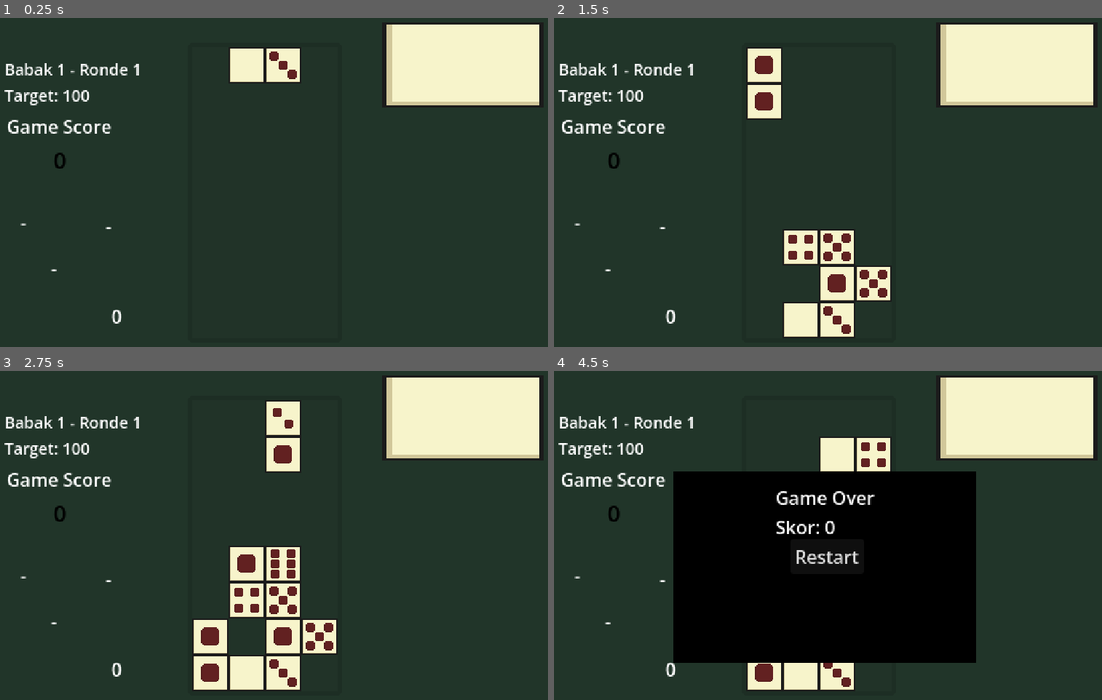
Above: before the commit, frames 1-4 (two rows, left to right).
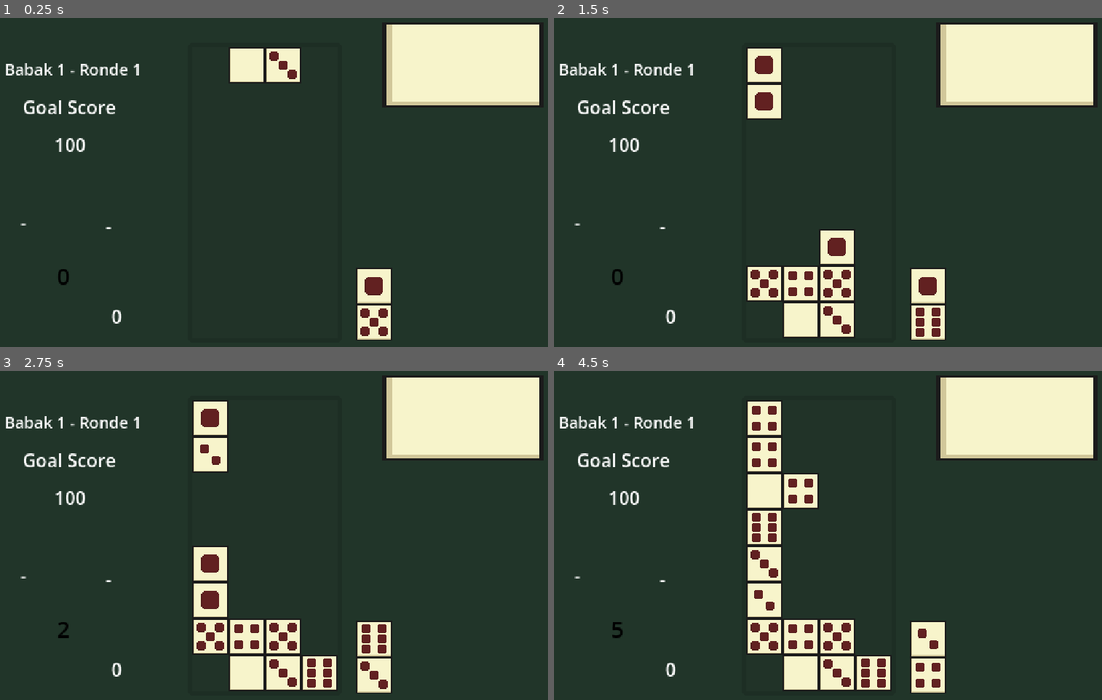
Above: after the commit, the same moments.

Repository: dreadnought24-rgb/dampati
Game: Godot game, scene res://main.tscn
The game is run twice, just before and just after one commit, with the same random seed, the same clock (stepped at 60 frames per second) and the same inputs. The project has no main scene, so this scene is started directly.
Inputs:
- Up to frame 1 (0.25 s): no input
- Up to frame 2 (1.5 s): tap Enter (ui_accept) at 0.5, 0.77, 1.25 s; hold Right (ui_right) 0.53-1.28 s; tap Z (rotate) at 0.6, 1.35 s; hold Left (ui_left) from 1.28 s (still down)
- Up to frame 3 (2.75 s): tap Enter (ui_accept) at 1.52, 2 s; release Left (ui_left) at 2.03 s; hold Right (ui_right) from 2.03 s (still down); tap Z (rotate) at 2.1 s
- Up to frame 4 (4.5 s): release Right (ui_right) at 2.78 s; hold Up (ui_up) 2.78-3.53 s; tap Z (rotate) at 2.85, 3.6, 4.35 s; tap Enter (ui_accept) at 3.02, 3.77, 4.25 s; hold Left (ui_left) from 3.53 s (still down)

The runs differ from the first frame. In frame 1, 2.6% of the frame differs, in the area x 0-72%, y 21-99%; in frame 2, 5.6%; in frame 3, 12%; in frame 4, 37%, in the area x 0-78%, y 9-99%.

Commit message:
next card

Diff:
--- a/domino_piece.gd
+++ b/domino_piece.gd
@@ -1,4 +1,43 @@
+#extends Node2D
+#
+#var value_a: int = 0
+#var value_b: int = 0
+#var cell_b_offset: Vector2i = Vector2i(0, 1)
+#
+#@onready var cell_a: Sprite2D = $CellA
+#@onready var cell_b: Sprite2D = $CellB
+#
+#var textures: Array[Texture2D] = [
+	#preload("res://assets/sprites/l0_sprite_1.png"),
+	#preload("res://assets/sprites/l0_sprite_2.png"),
+	#preload("res://assets/sprites/l0_sprite_3.png"),
+	#preload("res://assets/sprites/l0_sprite_4.png"),
+	#preload("res://assets/sprites/l0_sprite_5.png"),
+	#preload("res://assets/sprites/l0_sprite_6.png"),
+	#preload("res://assets/sprites/l0_sprite_7.png"),
+#]
+#
+#func set_values(a: int, b: int) -> void:
+	#value_a = a
+	#value_b = b
+	#cell_a.texture = textures[a]
+	#cell_b.texture = textures[b]
+#
+#func set_cell_b_offset(offset: Vector2i) -> void:
+	#cell_b_offset = offset
+	#cell_b.position = Vector2(offset.x * 32, offset.y * 32)
+#
+#func swap_values() -> void:
+	#var temp = value_a
+	#value_a = value_b
+	#value_b = temp
+	#cell_a.texture = textures[value_a]
+	#cell_b.texture = textures[value_b]
+
+
 extends Node2D
+
+const CELL_SIZE := 32
 
 var value_a: int = 0
 var value_b: int = 0
@@ -7,7 +46,7 @@
 @onready var cell_a: Sprite2D = $CellA
 @onready var cell_b: Sprite2D = $CellB
 
-var textures: Array[Texture2D] = [
+const TEXTURES: Array[Texture2D] = [
 	preload("res://assets/sprites/l0_sprite_1.png"),
 	preload("res://assets/sprites/l0_sprite_2.png"),
 	preload("res://assets/sprites/l0_sprite_3.png"),
@@ -17,19 +56,34 @@
 	preload("res://assets/sprites/l0_sprite_7.png"),
 ]
 
+func _ready() -> void:
+	# Memastikan tekstur langsung terpasang saat node siap di scene
+	update_sprites()
+
 func set_values(a: int, b: int) -> void:
 	value_a = a
 	value_b = b
-	cell_a.texture = textures[a]
-	cell_b.texture = textures[b]
+	if is_inside_tree():
+		update_sprites()
 
 func set_cell_b_offset(offset: Vector2i) -> void:
 	cell_b_offset = offset
-	cell_b.position = Vector2(offset.x * 32, offset.y * 32)
+	if is_inside_tree():
+		cell_b.position = Vector2(offset.x * CELL_SIZE, offset.y * CELL_SIZE)
+	else:
+		# Jika belum ready, offset akan diterapkan saat _ready dipanggil
+		$CellB.position = Vector2(offset.x * CELL_SIZE, offset.y * CELL_SIZE)
 
 func swap_values() -> void:
 	var temp = value_a
 	value_a = value_b
 	value_b = temp
-	cell_a.texture = textures[value_a]
-	cell_b.texture = textures[value_b]
+	update_sprites()
+
+func update_sprites() -> void:
+	if cell_a and cell_b:
+		cell_a.texture = TEXTURES[value_a]
+		cell_b.texture = TEXTURES[value_b]
+
+func reset_preview_position() -> void:
+	position = Vector2.ZERO
--- a/main.gd
+++ b/main.gd
@@ -15,9 +15,11 @@
 @onready var round_label: Label = $CanvasLayer/RoundLabel
 @onready var game_over_layer: CanvasLayer = $GameOverLayer
 @onready var game_over_label: Label = $GameOverLayer/Label
-@onready var nilai_label: Label = $CanvasLayer/NilaiLabel
-@onready var match_label: Label = $CanvasLayer/MatchLabel
-@onready var hasil_label: Label = $CanvasLayer/HasilLabel
+#@onready var nilai_label: Label = $CanvasLayer/NilaiLabel
+#@onready var match_label: Label = $CanvasLayer/MatchLabel
+#@onready var hasil_label: Label = $CanvasLayer/HasilLabel
+@onready var limit_score_label: Label = $CanvasLayer/LimitScore
+@onready var next_piece_container: Node2D = $CanvasLayer/NextPieceContainer
 
 var grid_data: Array = []
 var grid_nodes: Array = []
@@ -31,6 +33,10 @@
 var current_offset: Vector2i = Vector2i(0, 1)
 var current_stage: int = 1   # 1 sampai 6
 var current_round: int = 1   # 1 sampai 4 (per babak)
+
+var next_piece_data: Vector2i = Vector2i(-1, -1)
+var next_piece_offset: Vector2i = Vector2i(0, 1)
+var next_piece_preview_node: Node2D = null
 
 func _ready() -> void:
 	print("Grid siap: ", GRID_COLS, "x", GRID_ROWS)
@@ -66,10 +72,13 @@
 	return Vector2i(col + offset.x, row + offset.y)
 
 func spawn_piece() -> void:
-	if deck.size() == 0:
-		win_game()
-		return
-
+	if next_piece_data == Vector2i(-1, -1):
+		prepare_next_piece()
+		if next_piece_data == Vector2i(-1, -1):
+			win_game()
+			return
+
+	# --- ACAK ORIENTASI SAAT MASUK ARENA ---
 	current_offset = Vector2i(0, 1) if randi() % 2 == 0 else Vector2i(1, 0)
 
 	if current_offset.x == 1:
@@ -84,19 +93,25 @@
 		game_over()
 		return
 
-	var domino = deck.pop_back()
-	var val_a = domino.x
-	var val_b = domino.y
-	if randi() % 2 == 0:
-		var temp = val_a
-		val_a = val_b
-		val_b = temp
-
-	current_piece = DOMINO_PIECE_SCENE.instantiate()
-	add_child(current_piece)
-	current_piece.set_cell_b_offset(current_offset)
-	current_piece.set_values(val_a, val_b)
+	# Pindahkan node dari Next Card ke Arena
+	if next_piece_preview_node != null:
+		current_piece = next_piece_preview_node
+		next_piece_container.remove_child(current_piece)
+		add_child(current_piece)
+		next_piece_preview_node = null
+
+		# --- UPDATE ORIENTASI KARTU SESUAI HASIL ACAKAN ARENA ---
+		current_piece.set_cell_b_offset(current_offset)
+	else:
+		current_piece = DOMINO_PIECE_SCENE.instantiate()
+		add_child(current_piece)
+		current_piece.set_cell_b_offset(current_offset)
+		current_piece.set_values(next_piece_data.x, next_piece_data.y)
+
 	current_piece.position = grid_to_pixel(current_col, current_row)
+
+	# Siapkan kartu berikutnya untuk UI Next Piece
+	prepare_next_piece()
 
 func can_move_to(new_col: int, new_row: int) -> bool:
 	if new_col < 0 or new_col >= GRID_COLS or new_row < 0 or new_row >= GRID_ROWS:
@@ -363,28 +378,17 @@
 	restart_game()
 
 func restart_game() -> void:
-	for row in range(GRID_ROWS):
-		for col in range(GRID_COLS):
-			if grid_nodes[row][col] != null:
-				grid_nodes[row][col].queue_free()
-
-	if current_piece != null:
-		current_piece.queue_free()
-		current_piece = null
-
-	score = 0
-	current_stage = 1
-	current_round = 1
-	update_score_label()
-	init_grid_data()
-	build_deck()
-	game_over_layer.visible = false
-	set_process(true)
-	$Timer.start()
-	build_deck()
-	update_round_label()
-	game_over_layer.visible = false
-	spawn_piece()
+	# ... (kode pembersihan kartu & grid lama Anda)
+
+	if next_piece_preview_node != null:
+		next_piece_preview_node.queue_free()
+		next_piece_preview_node = null
+
+	next_piece_data = Vector2i(-1, -1)
+
+	# ... (lanjutan reset score, init_grid_data, build_deck)
+
+	spawn_piece() # Ini otomatis akan mengisi arena dan menyiapkan next piece baru
 
 #func _draw() -> void:
 	#var spawn_color = Color(0.2, 0.2, 0.4, 0.5)
@@ -459,7 +463,40 @@
 	game_over_layer.visible = true
 
 func update_round_label() -> void:
-	round_label.text = "Babak " + str(current_stage) + " - Ronde " + str(current_round) + "\nTarget: " + str(get_round_score_limit())
+	# Label Ronde hanya menampilkan Babak & Ronde
+	round_label.text = "Babak " + str(current_stage) + " - Ronde " + str(current_round)
+
+	# Label LimitScore hanya menampilkan Target Poin
+	if limit_score_label:
+		limit_score_label.text = str(get_round_score_limit())
 
 func is_boss_round() -> bool:
 	return current_round == 4
+
+func prepare_next_piece() -> void:
+	if deck.size() == 0:
+		next_piece_data = Vector2i(-1, -1)
+		return
+
+	# Hapus visual preview lama jika ada
+	if next_piece_preview_node != null:
+		next_piece_preview_node.queue_free()
+		next_piece_preview_node = null
+
+	# 1. Ambil data domino dari deck
+	var domino = deck.pop_back()
+	var val_a = domino.x
+	var val_b = domino.y
+	if randi() % 2 == 0:
+		var temp = val_a
+		val_a = val_b
+		val_b = temp
+
+	next_piece_data = Vector2i(val_a, val_b)
+	next_piece_offset = Vector2i(0, 1)
+
+	next_piece_preview_node = DOMINO_PIECE_SCENE.instantiate()
+	next_piece_container.add_child(next_piece_preview_node)
+	next_piece_preview_node.set_cell_b_offset(next_piece_offset)
+	next_piece_preview_node.set_values(val_a, val_b)
+	next_piece_preview_node.position = Vector2.ZERO
--- a/main.tscn
+++ b/main.tscn
@@ -22,10 +22,10 @@
 [node name="CanvasLayer" type="CanvasLayer" parent="." unique_id=1855453903]
 
 [node name="Label" type="Label" parent="CanvasLayer" unique_id=1467084184]
-offset_left = 70.0
-offset_top = 117.0
-offset_right = 85.0
-offset_bottom = 145.0
+offset_left = 73.0
+offset_top = 219.0
+offset_right = 88.0
+offset_bottom = 247.0
 theme_override_colors/font_color = Color(0, 0, 0, 1)
 theme_override_font_sizes/font_size = 20
 text = "0"
@@ -46,32 +46,39 @@
 text = "0"
 
 [node name="game score\\" type="Label" parent="CanvasLayer" unique_id=22168794]
-offset_left = 29.0
-offset_top = 90.0
-offset_right = 122.0
-offset_bottom = 113.0
-text = "Game Score"
+offset_left = 43.0
+offset_top = 73.0
+offset_right = 136.0
+offset_bottom = 96.0
+text = "Goal Score"
 
-[node name="Nilai" type="Label" parent="CanvasLayer" unique_id=1797979417]
+[node name="Poin" type="Label" parent="CanvasLayer" unique_id=1797979417]
 offset_left = 41.0
 offset_top = 175.0
 offset_right = 59.0
 offset_bottom = 198.0
 text = "-"
 
-[node name="Match" type="Label" parent="CanvasLayer" unique_id=1690428435]
+[node name="Combo" type="Label" parent="CanvasLayer" unique_id=1690428435]
 offset_left = 116.0
 offset_top = 178.0
 offset_right = 156.0
 offset_bottom = 201.0
 text = "-"
 
-[node name="Hasil" type="Label" parent="CanvasLayer" unique_id=181822838]
-offset_left = 68.0
-offset_top = 215.0
-offset_right = 108.0
-offset_bottom = 238.0
-text = "-"
+[node name="LimitScore" type="Label" parent="CanvasLayer" unique_id=854392388]
+offset_left = 71.0
+offset_top = 106.0
+offset_right = 99.0
+offset_bottom = 129.0
+text = "100"
+
+[node name="NextPieceContainer" type="Node2D" parent="CanvasLayer" unique_id=1364226525]
+position = Vector2(336, 226)
+
+[node name="Panel" type="Panel" parent="CanvasLayer/NextPieceContainer" unique_id=1319510859]
+offset_right = 32.0
+offset_bottom = 64.0
 
 [node name="GameOverLayer" type="CanvasLayer" parent="." unique_id=1253865483]
 visible = false
